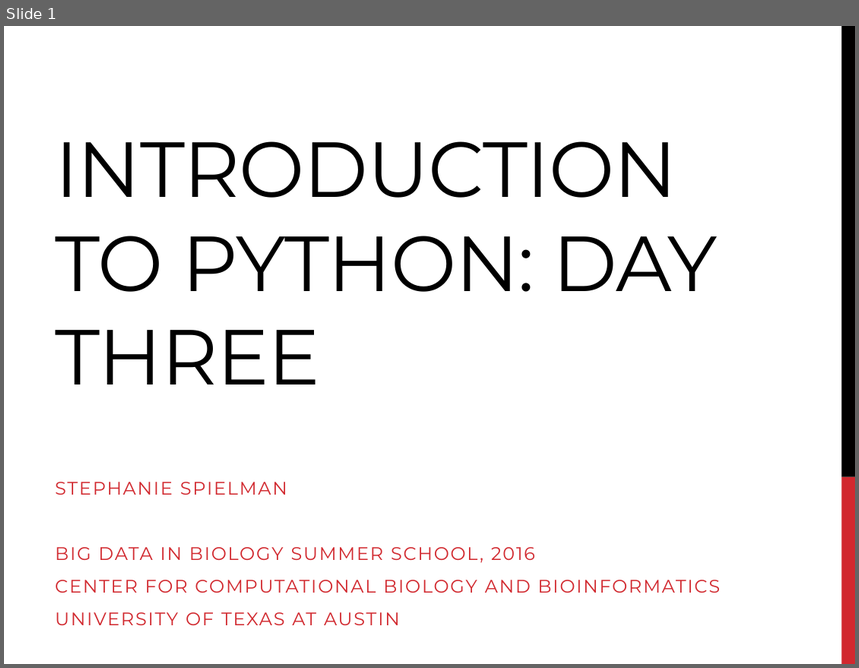
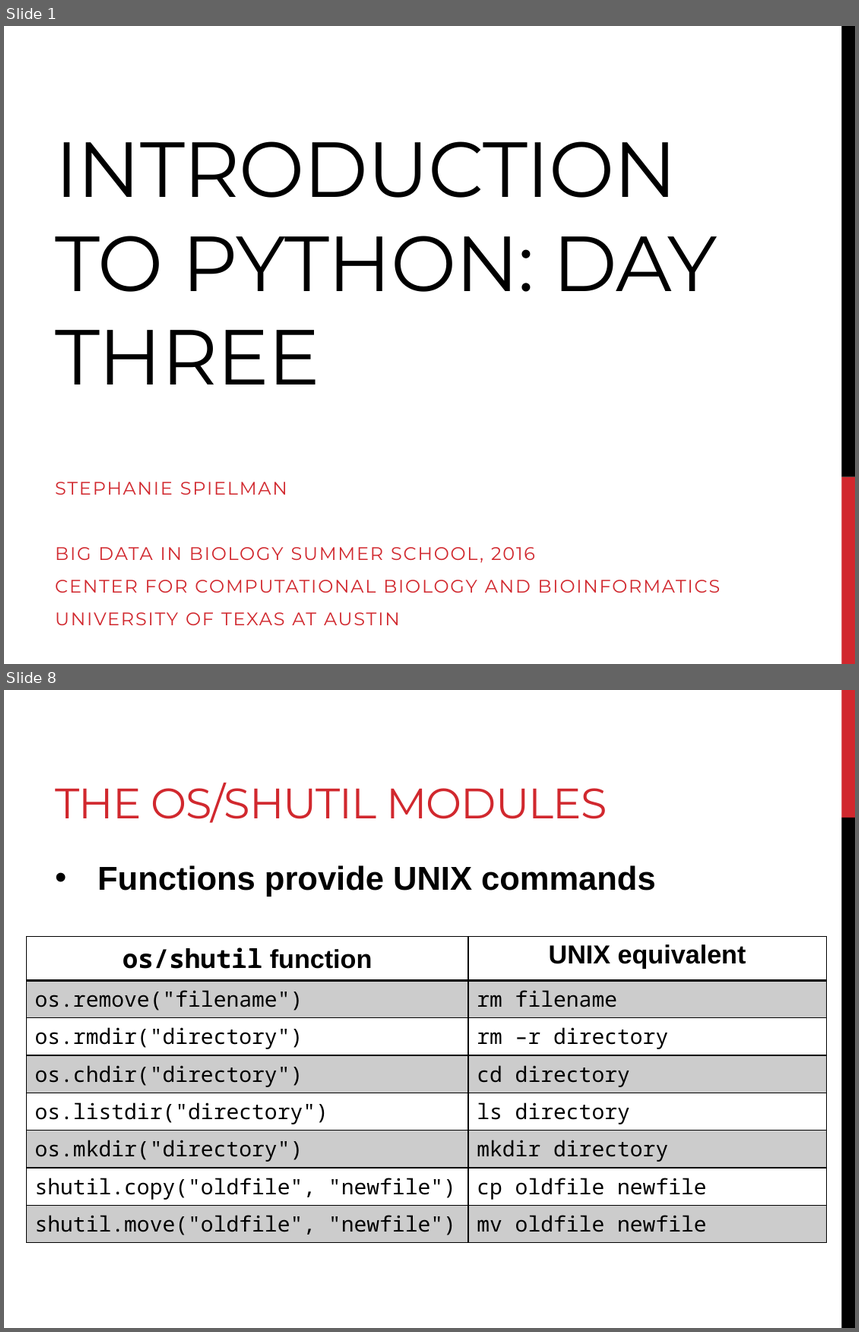
Before and after one commit to sjspielman/bdib2016_python, a slide deck: files/day3_materials/slides_day3.pptx. Shown one above the other, each under a label of ours: slide 1 before the commit, slides 1 and 8 after it; the slides between them are not shown. The pictures are 859x668 and 859x1332 pixels, drawn with LibreOffice and Linux fonts; fonts in the diff are those of the drawing. Boxes give left, top, right and bottom in pixels: in the first picture for what was removed or moved away, otherwise in the second. Text is boxed around its words. In the diff, an @@ line names an element or a change of style, - is before the commit and + after.

```diff
--- a/files/day3_materials/slides_day3.pptx
+++ b/files/day3_materials/slides_day3.pptx
@@ slide 8 added at [4, 690, 855, 1328], background #FFFFFF @@
@@ rectangle added at [842, 690, 855, 818], fill #D1282E @@
@@ title added at [55, 783, 607, 823], 36 pt, text #D1282E @@
+THE OS/SHUTIL MODULES
@@ rectangle added at [842, 818, 855, 1328], fill #000000 @@
@@ text added at [97, 866, 656, 897], 28 pt, text #000000, bold @@
+• Functions provide UNIX commands
@@ table added at [26, 936, 826, 1239], 8 rows, 2 columns @@
+os/shutil function | UNIX equivalent
+os.remove("filename") | rm filename
+os.rmdir("directory") | rm –r directory
+os.chdir("directory") | cd directory
+os.listdir("directory") | ls directory
+os.mkdir("directory") | mkdir directory
+shutil.copy("oldfile", "newfile") | cp oldfile newfile
+shutil.move("oldfile", "newfile") | mv oldfile newfile
```
Also in this commit, not shown: 22 other slides added, 15 slides removed, 30 other files.
